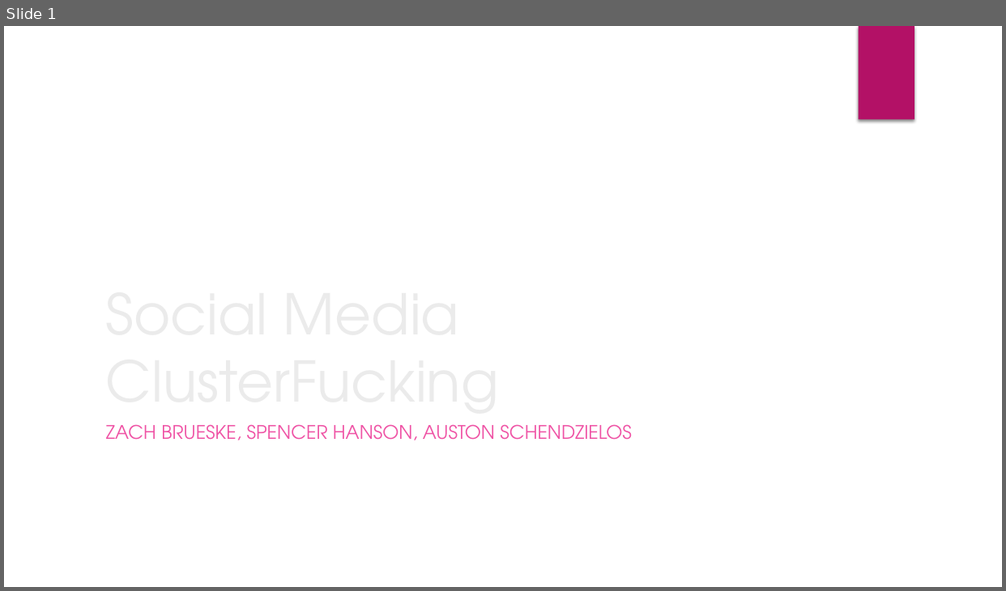
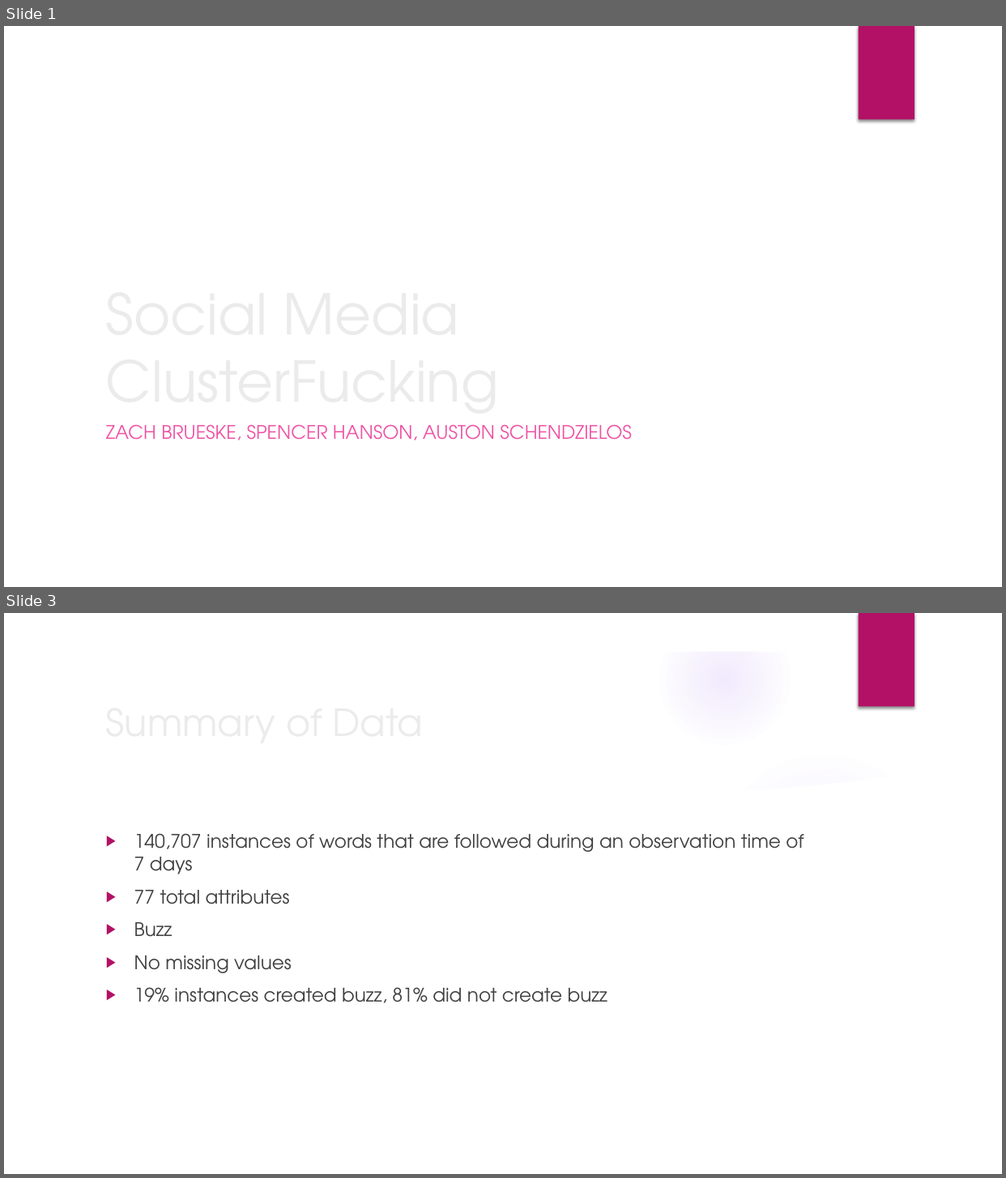
Before and after one commit to Austhyma/DataMining_Project, a slide deck: FinalPresentation.pptx. Shown one above the other, each under a label of ours: slide 1 before the commit, slides 1 and 3 after it; the slides between them are not shown. The pictures are 1006x591 and 1006x1178 pixels, drawn with LibreOffice and Linux fonts; fonts in the diff are those of the drawing; background and template pictures are left out. Boxes give left, top, right and bottom in pixels: in the first picture for what was removed or moved away, otherwise in the second. Text is boxed around its words. In the diff, an @@ line names an element or a change of style, - is before the commit and + after.

```diff
--- a/FinalPresentation.pptx
+++ b/FinalPresentation.pptx
@@ slide 3 added at (x1=4, y1=613, x2=1002, y2=1174), background picture (left out); not listed: 1 template element that a slide beside it also shows @@
@@ group added at (x1=4, y1=613, x2=1002, y2=1174): 5 ellipses, 3 freeform shapes @@
@@ title added at (x1=98, y1=692, x2=816, y2=750), 36 pt, text #EBEBEB @@
+Summary of Data
@@ text added at (x1=134, y1=833, x2=803, y2=1003), 18 pt, text #404040 @@
+▶ 140,707 instances of words that are followed during an observation time of 7 days
+▶ 77 total attributes
+▶ Buzz
+▶ No missing values
+▶ 19% instances created buzz, 81% did not create buzz
```
Also in this commit, not shown: 1 slide changed, 3 other slides added, 2 slides removed, 11 other files.
